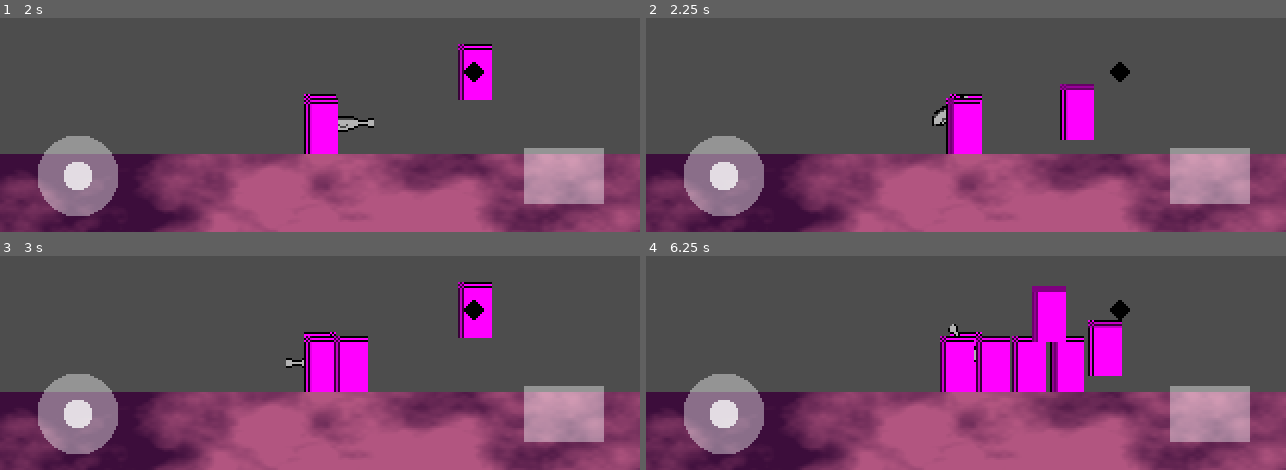
Above: before the commit, frames 1-4 (two rows, left to right).
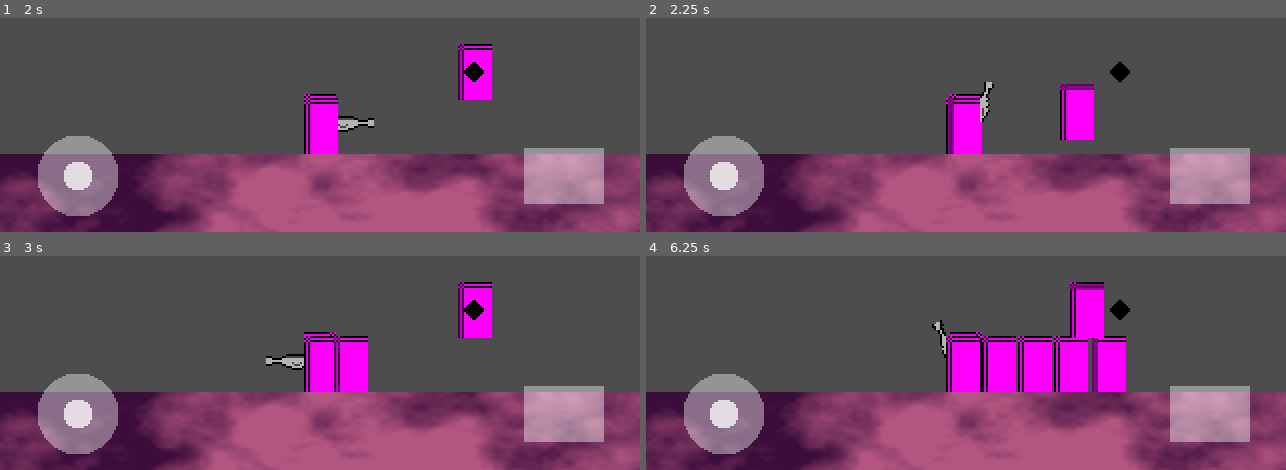
Above: after the commit, the same moments.

Repository: otherotherjosh/RhythmShooter
Game: Godot game, scene res://objects/run n gun/run_n_gun.tscn
The game is run twice, just before and just after one commit, with the same random seed, the same clock (stepped at 60 frames per second) and the same inputs. This scene is started directly instead of the project's main scene. Sound files missing from this copy of the repository are replaced by a short silence.
Inputs (mouse positions are in pixels of both pictures, inside the frame that each line leads up to):
- Up to frame 1 (2 s): tap Enter at 0.5 s; drag from (76, 176) to (outside the picture) at 0.52 s; drag from (563, 176) to (288, 125) at 1.27 s
- Up to frame 2 (2.25 s): move the mouse to (outside the picture) at 2.02 s; click (outside the picture) at 2.17 s
- Up to frame 3 (3 s): drag from (288, 363) to (outside the picture) at 2.77 s
- Up to frame 4 (6.25 s): move the mouse to (1158, 343) at 3.52 s; click (1158, 343) at 3.67 s; drag from (outside the picture) to (outside the picture) at 4.27 s; move the mouse to (998, 290) at 5.02 s; click (998, 290) at 5.17 s; drag from (outside the picture) to (838, 307) at 5.77 s

Frame 1 is identical in both runs. In frame 2, 0.4% of the frame differs, in the area x 44-55%, y 29-51%; in frame 3, 0.2%; in frame 4, 5.9%, in the area x 44-75%, y 12-64%.

Commit message:
fix(player): change gun node type was not moving with player correctly as an AnimatableBody2D

Diff:
--- a/objects/run n gun/player/gun.gd
+++ b/objects/run n gun/player/gun.gd
@@ -1,4 +1,4 @@
-class_name Gun extends AnimatableBody2D
+class_name Gun extends StaticBody2D
 ## Aims at location of a screen tap and fires a beam in its direction
 
 
--- a/objects/run n gun/run_n_gun.tscn
+++ b/objects/run n gun/run_n_gun.tscn
@@ -188,7 +188,7 @@
 [node name="CollisionShape2D" type="CollisionShape2D" parent="Player"]
 shape = SubResource("CapsuleShape2D_vkshs")
 
-[node name="Gun" type="AnimatableBody2D" parent="Player"]
+[node name="Gun" type="StaticBody2D" parent="Player"]
 position = Vector2(5, 0)
 collision_layer = 4
 script = ExtResource("2_vkshs")
